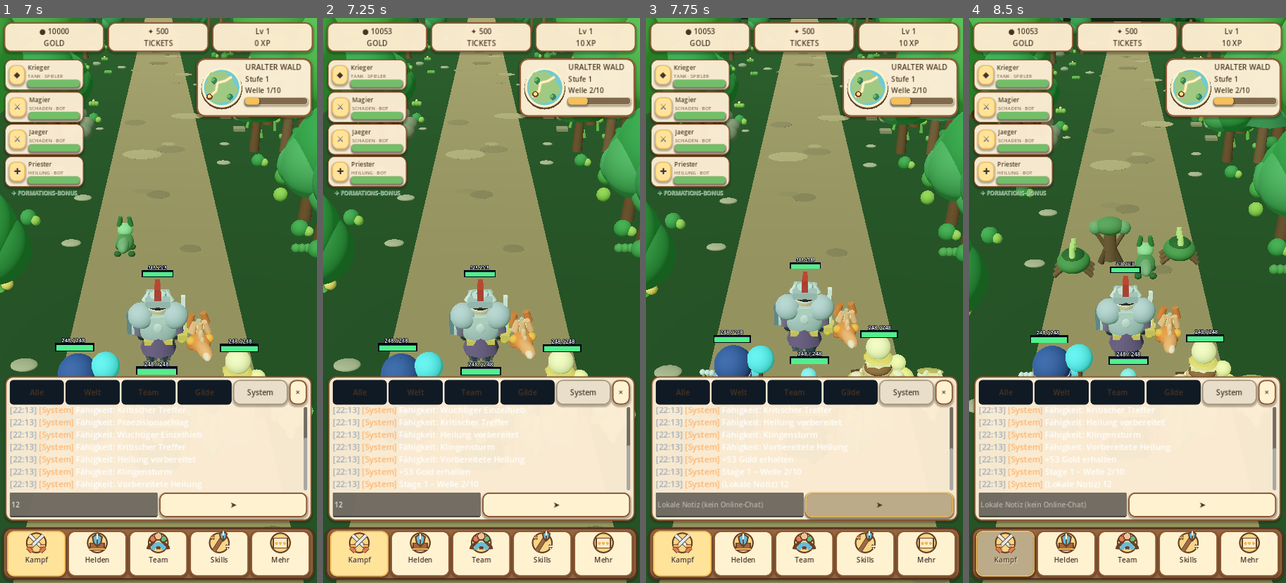
Above: before the commit, frames 1-4 (left to right).
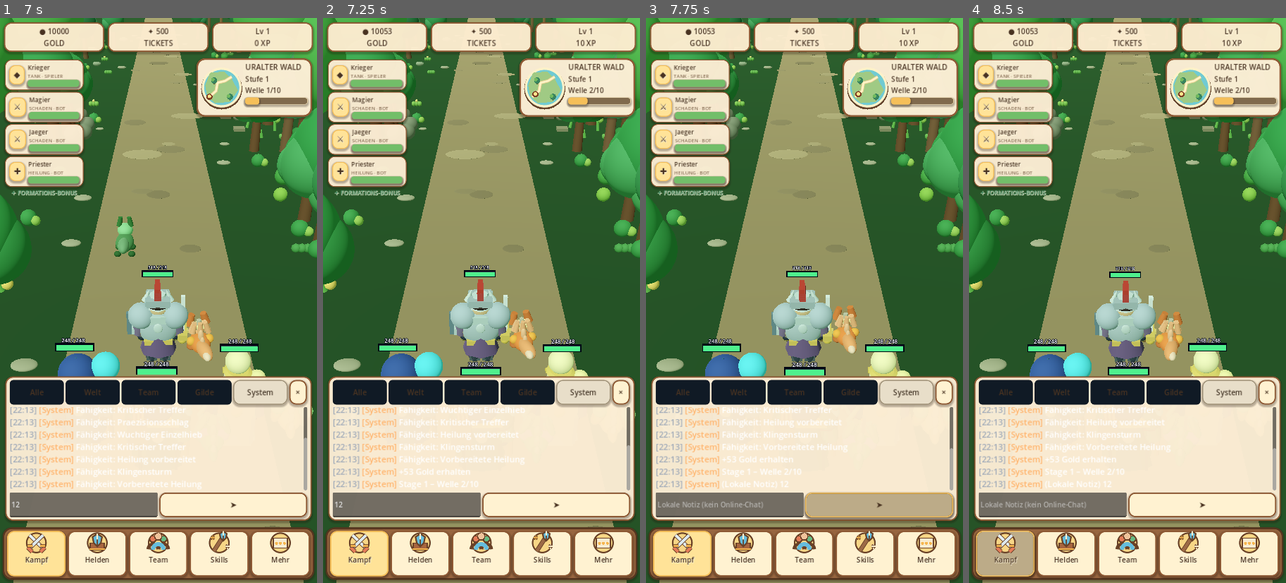
Above: after the commit, the same moments.

Repository: xynewageyx/TitanLegend
Game: Godot game, scene res://scenes/main.tscn
The game is run twice, just before and just after one commit, with the same random seed, the same clock (stepped at 60 frames per second) and the same inputs.
Inputs (mouse positions are in pixels of both pictures, inside the frame that each line leads up to):
- Up to frame 1 (7 s): click "☰ System · Stage 1 – Welle 1/…" at 0.5 s; click (82, 503) at 1.27 s; type "12" at 1.35 s; click "Welt" at 2 s; click "Alle" at 2.75 s; click "Team" at 3.5 s; click "Gilde" at 4.25 s; click "System" at 5 s; click "×" at 5.75 s; click "☰ System · Fähigkeit: Vorbere…" at 6.5 s
- Up to frame 2 (7.25 s): no input
- Up to frame 3 (7.75 s): click "➤" at 7.25 s
- Up to frame 4 (8.5 s): click (1003, 554) at 8 s

Frame 1 is identical in both runs. In frame 2, less than 0.1% of the frame differs, in the area x 17-84%, y 48-64%; in frame 3, 6.7%; in frame 4, 11%, in the area x 0-100%, y 0-100%.

Commit message:
Schedule mob waves every six seconds and require manual boss start

Diff:
--- a/scripts/battle_manager.gd
+++ b/scripts/battle_manager.gd
@@ -15,6 +15,7 @@
 const BOSS_TIME_LIMIT: float = 60.0
 const ROLE_ATTACK_INTERVALS: Array[float] = [1.25, 0.75, 1.5]
 const BOSS_WAVE: int = 10
+const MOB_WAVE_INTERVAL: float = 6.0
 var astral_active: bool = false
 var astral_floor: int = 1
 var astral_marks: int = 0
@@ -86,6 +87,8 @@
 var _walking_for_encounter: bool = false
 var _encounter_request_id: int = 0
 var _resume_walk_after_pause: bool = false
+var _next_mob_wave_delay: float = -1.0
+var _boss_start_requested: bool = false
 
 func _ready() -> void:
  _last_player_input_ms = Time.get_ticks_msec()
@@ -118,6 +121,11 @@
    _pay_afk_wave(now_ms)
   return
  if not battle_active:
+  if _next_mob_wave_delay >= 0.0 and not _finishing and not _retry_pending and not afk_farming:
+   _next_mob_wave_delay -= delta
+   if _next_mob_wave_delay <= 0.0:
+    _next_mob_wave_delay = -1.0
+    _queue_next_encounter()
   return
  enemy_animation_time += delta
  if is_boss:
@@ -920,6 +928,12 @@
 func start_next_encounter() -> void:
  if _finishing or _afk_wave_pending or _app_paused:
   return
+ if current_wave == BOSS_WAVE and not afk_farming and not astral_active and not _boss_start_requested:
+  battle_active = false
+  battle_status_changed.emit()
+  return
+ _boss_start_requested = false
+ _next_mob_wave_delay = -1.0
  _encounter_request_id += 1
  _cancel_pending_walk()
  if team_hp <= 0:
@@ -931,6 +945,13 @@
   team_formation.call("start_walking")
  else:
   spawn_wave()
+
+func request_boss_start() -> void:
+ if current_wave != BOSS_WAVE or battle_active or _finishing or afk_farming or _app_paused or astral_active:
+  return
+ _boss_start_requested = true
+ _next_mob_wave_delay = -1.0
+ _queue_next_encounter()
 
 func _on_walking_finished() -> void:
  if not _walking_for_encounter or _finishing or _afk_wave_pending or _app_paused:
@@ -1059,7 +1080,13 @@
  _finishing = false
  SaveManager.save_game()
  battle_status_changed.emit()
- _queue_next_encounter()
+ if current_wave == BOSS_WAVE and not astral_active:
+  # Boss waits for a player tap; never starts from the mob timer.
+  _next_mob_wave_delay = -1.0
+ else:
+  # Six seconds between normal mob waves (within the 5-7 second target).
+  _next_mob_wave_delay = MOB_WAVE_INTERVAL
+  _boss_start_requested = false
 
 func _update_enemy_casualties() -> void:
  if is_boss or _enemy_unit_hp <= 0:
